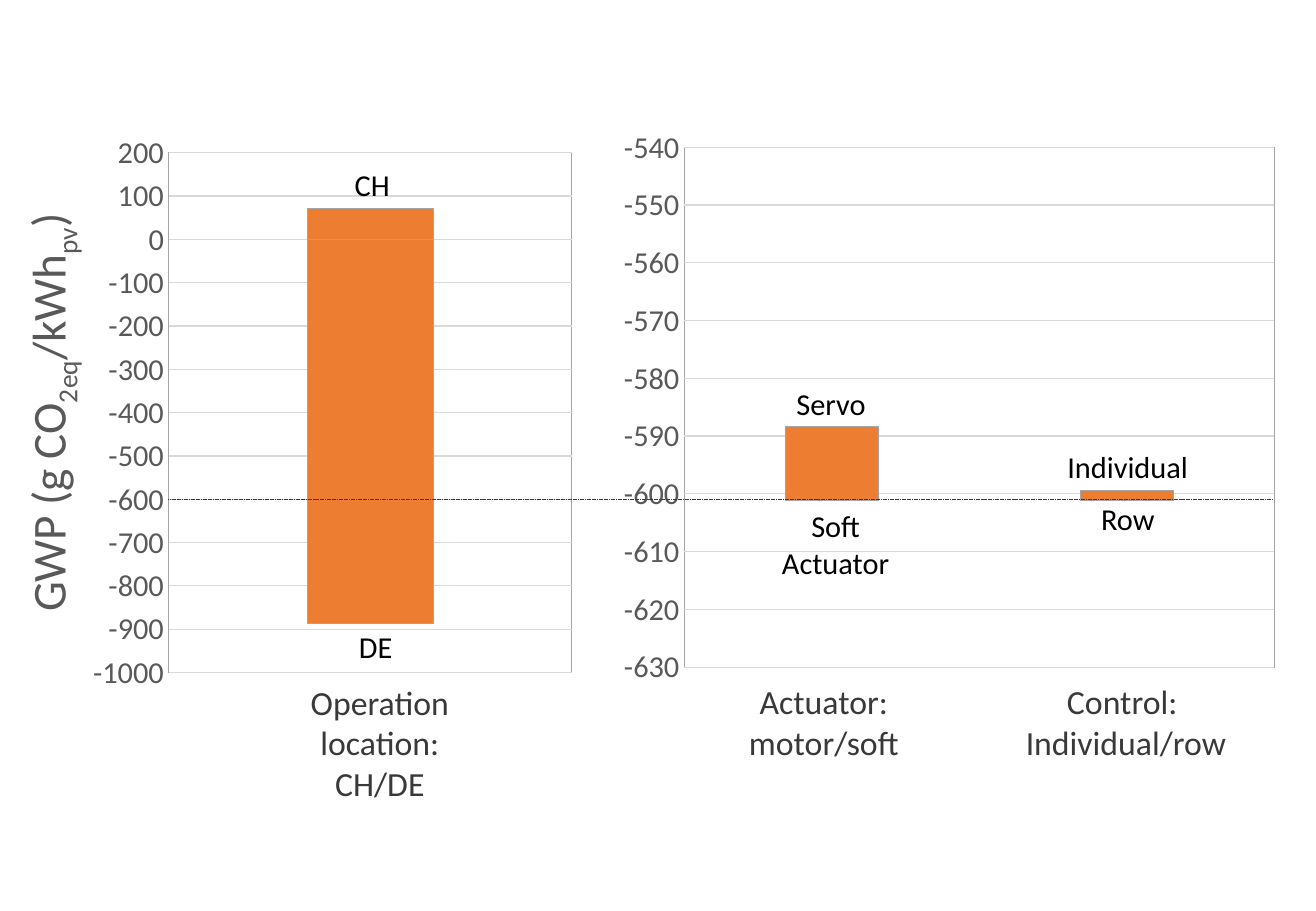
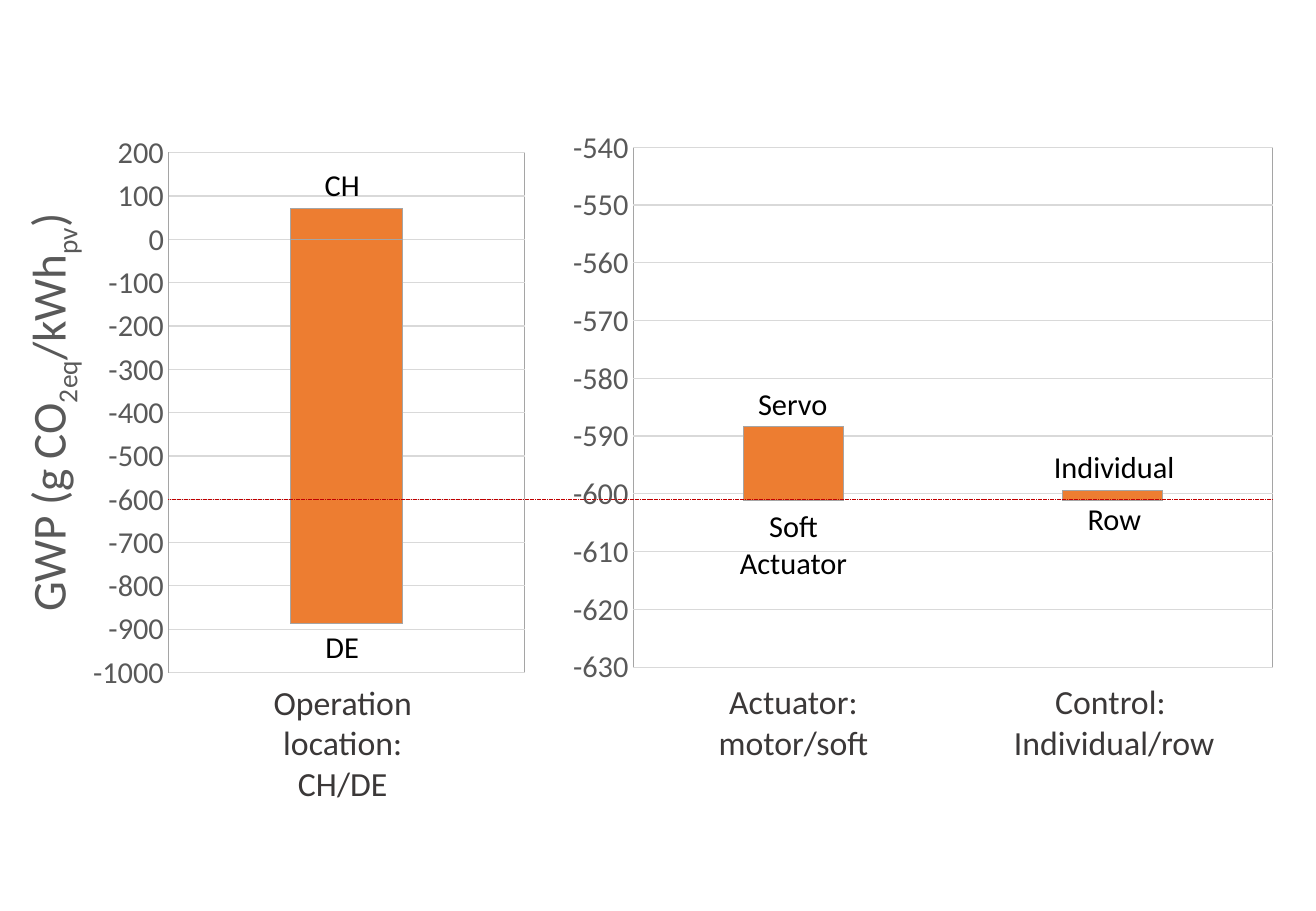
Before and after one commit to architecture-building-systems/LCA_Paper, a slide deck: slide 22 of elsarticle/Images/Thesis charts.pptx. Drawn at 1316x911 pixels with LibreOffice and Linux fonts; fonts in the diff are those of the drawing. Boxes give left, top, right and bottom in pixels: in the first picture for what was removed or moved away, otherwise in the second. Text is boxed around its words. In the diff, an @@ line names an element or a change of style, - is before the commit and + after.

```diff
--- a/elsarticle/Images/Thesis charts.pptx
+++ b/elsarticle/Images/Thesis charts.pptx
@@ column stacked chart at (15,120,665,694) @@
@@ plot area changed @@
@@ column stacked chart: place and size @@
-column stacked chart at (587,123,1295,696)
+column stacked chart at (529,123,1295,696)
@@ text "CH": place and size @@
-text "CH" at (355,176,390,197)
+text "CH" at (325,176,360,197)
@@ text "Servo": place and size @@
-text "Servo" at (796,395,865,416)
+text "Servo" at (758,395,827,416)
@@ text "Individual": place and size @@
-text "Individual" at (1067,457,1187,479)
+text "Individual" at (1054,457,1174,479)
@@ text "Soft": place and size @@
-text "Soft" at (782,516,889,575)
+text "Soft" at (740,516,847,575)
@@ text "Row": place and size @@
-text "Row" at (1101,510,1154,531)
+text "Row" at (1088,510,1141,531)
@@ text "DE": place and size @@
-text "DE" at (359,638,392,658)
+text "DE" at (325,638,358,658)
@@ text "Operation location: CH/DE": place and size @@
-text "Operation location: CH/DE" at (311,691,449,798)
+text "Operation location: CH/DE" at (274,691,412,798)
@@ text "Actuator: motor/soft": place and size @@
-text "Actuator: motor/soft" at (749,692,899,757)
+text "Actuator: motor/soft" at (719,692,869,757)
@@ text "Control:": place and size @@
-text "Control:" at (1026,690,1226,757)
+text "Control:" at (1014,690,1214,757)
```
Also in this commit, not shown: 1 slide added.
